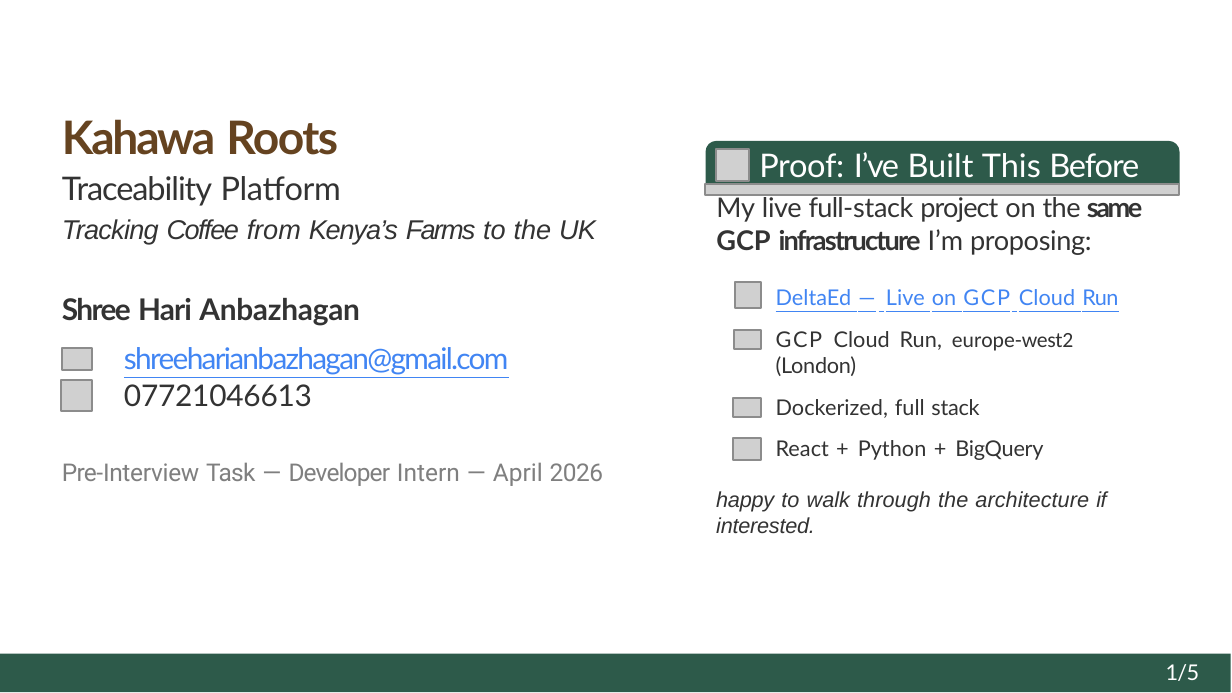
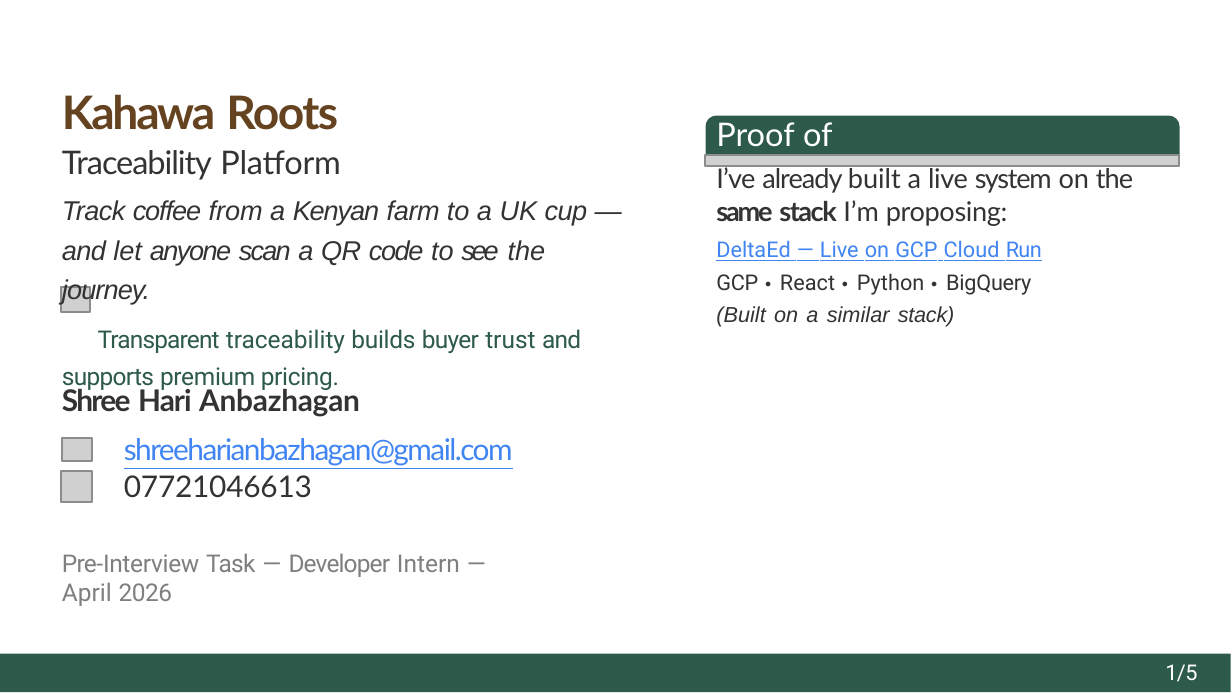
Before and after one commit to ShreehariA/Kahawa-Roots-Pre-Interview-Task, a slide deck: slide 1 of Kahawa_Roots_Pre_Interview_Task_my_approach.pptx. Drawn at 1232x693 pixels with LibreOffice and Linux fonts; fonts in the diff are those of the drawing; grey boxes stand for pictures. Boxes give left, top, right and bottom in pixels: in the first picture for what was removed or moved away, otherwise in the second. Text is boxed around its words. In the diff, an @@ line names an element or a change of style, - is before the commit and + after.

```diff
--- a/Kahawa_Roots_Pre_Interview_Task_my_approach.pptx
+++ b/Kahawa_Roots_Pre_Interview_Task_my_approach.pptx
@@ title "Kahawa Roots" moved from (x1=62, y1=119, x2=338, y2=155) to (x1=62, y1=94, x2=338, y2=130) @@
@@ freeform shape moved from (x1=705, y1=141, x2=1179, y2=187) to (x1=705, y1=115, x2=1179, y2=158) @@
@@ text added at (x1=716, y1=122, x2=832, y2=191), 12 pt, text #FFFFFF @@
+Proof of Concept
@@ picture removed at (x1=717, y1=148, x2=750, y2=182) @@
@@ text removed at (x1=62, y1=176, x2=596, y2=244) @@
-Traceability Platform
-Tracking Coffee from Kenya’s Farms to the UK
@@ text added at (x1=62, y1=150, x2=588, y2=354), 10 pt, text #333333 @@
+Traceability Platform
+Track coffee from a Kenyan farm to a UK cup — and let anyone scan a QR code to see the journey.
+Transparent traceability builds buyer trust and supports premium pricing.
@@ picture added at (x1=705, y1=156, x2=1179, y2=168) @@
@@ text at (x1=716, y1=165, x2=1133, y2=327): text changed; size 10 to 8 pt @@
-My live full-stack project on the same GCP infrastructure I’m proposing:
+I’ve already built a live system on the same stack I’m proposing:
+DeltaEd — Live on GCP Cloud Run GCP • React • Python • BigQuery (Built on a similar stack)
@@ text removed at (x1=759, y1=152, x2=1139, y2=178) @@
-Proof: I’ve Built This Before
@@ picture removed at (x1=705, y1=184, x2=1179, y2=195) @@
@@ picture added at (x1=61, y1=287, x2=90, y2=312) @@
@@ picture removed at (x1=734, y1=281, x2=761, y2=308) @@
@@ text removed at (x1=776, y1=289, x2=1118, y2=305) @@
-DeltaEd — Live on GCP Cloud Run
@@ picture removed at (x1=734, y1=330, x2=761, y2=349) @@
@@ text removed at (x1=776, y1=331, x2=1074, y2=376) @@
-GCP Cloud Run, europe-west2
-(London)
@@ text "Shree Hari Anbazhagan" moved from (x1=62, y1=298, x2=508, y2=407) to (x1=62, y1=385, x2=513, y2=606) @@
@@ picture removed at (x1=732, y1=398, x2=760, y2=418) @@
@@ text removed at (x1=776, y1=399, x2=1043, y2=460) @@
-Dockerized, full stack
-React + Python + BigQuery
@@ picture moved from (x1=62, y1=348, x2=92, y2=369) to (x1=62, y1=437, x2=92, y2=459) @@
@@ text at (x1=124, y1=438, x2=513, y2=498): letter spacing -0.7 to -0.6 pt in "shreeharianbazhagan@gmail.com" @@
@@ picture removed at (x1=732, y1=437, x2=760, y2=459) @@
@@ picture moved from (x1=61, y1=381, x2=92, y2=412) to (x1=61, y1=471, x2=92, y2=502) @@
@@ text removed at (x1=62, y1=462, x2=1106, y2=534) @@
-Pre-Interview Task — Developer Intern — April 2026
-happy to walk through the architecture if interested.
@@ text at (x1=62, y1=553, x2=460, y2=606): paragraph added @@
+Pre-Interview Task — Developer Intern — April 2026
@@ text "1/5" at (x1=1165, y1=664, x2=1197, y2=682): font Lato to Roboto; indent changed @@
```
Also in this commit, not shown: 2 other slides changed, 2 slides added, 2 slides removed, 3 other files.
